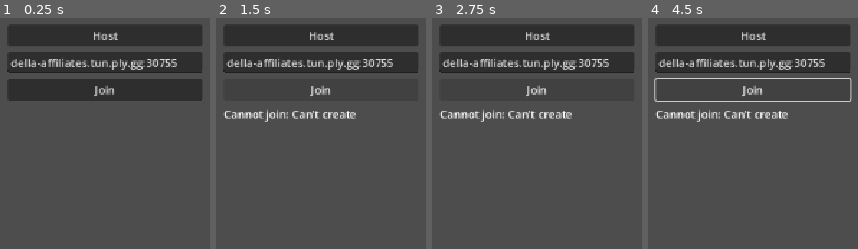
Above: before the commit, frames 1-4 (left to right).
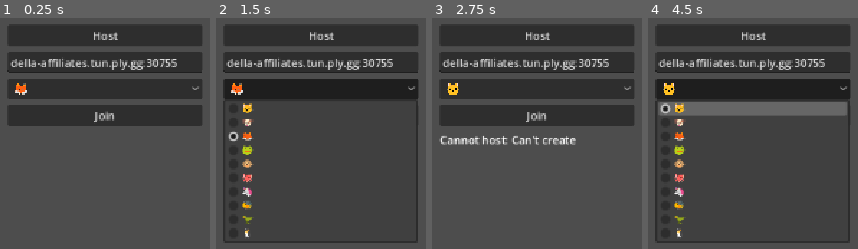
Above: after the commit, the same moments.

Repository: mvarga6/godot-multiplayer-template
Game: Godot game, scene res://main.tscn
Same seed, same stepped clock (60 frames per second), same inputs: the game is played once before the commit and once after it.
Inputs (mouse positions are in pixels of both pictures, inside the frame that each line leads up to):
- Up to frame 1 (0.25 s): no input
- Up to frame 2 (1.5 s): click "Host" at 0.5 s; click (321, 89) at 1.25 s, where only the run after the commit has a clickable "🦊"
- Up to frame 3 (2.75 s): click "Join" at 2 s
- Up to frame 4 (4.5 s): click (753, 89) at 2.75 s, where only the run after the commit has a clickable "🐱"; hold Right (ui_right) 3.53-4.28 s; hold Down (ui_down) from 4.28 s (still down)

The runs differ from the first frame. In frame 1, 9.5% of the frame differs, in the area x 4-97%, y 28-47%; in frame 2, 14%; in frame 3, 10%; in frame 4, 19%, in the area x 2-98%, y 25-98%.

Commit message:
Rounds and overlay

Diff:
--- a/main.gd
+++ b/main.gd
@@ -4,9 +4,11 @@
 const DEFAULT_PORT := 9000
 const MAX_PLAYERS := 8
 const SPEED := 220.0
-const ARENA := Vector2(1152, 648)   # a game rule, not a window size
+const ARENA := Vector2(2304, 1296)  # a game rule, not a window size
 const HALF := Vector2(16, 16)
-const REGEN_SCORE := 10          # regenerate the maze each time someone crosses a multiple of this
+const WIN_SCORE := 25            # points that win the round; the maze then regenerates
+const ANNOUNCE_SECONDS := 4.0
+const ICONS: Array[String] = ["🐱", "🐶", "🦊", "🐸", "🐵", "🐙", "🦄", "🐝", "🦖", "🐧"]
 const MIN_ITEMS := 3             # how many collectibles are in the maze at once
 const MAX_ITEMS := 5
 const LIFETIME_MIN := 8.0        # seconds a collectible survives before it rots away
@@ -16,7 +18,9 @@
 const PLAYER_SCENE := preload("res://player.tscn")
 
 var players: Dictionary = {}   # peer_id:int -> Player node
-var scores: Dictionary = {}    # peer_id:int -> int
+var scores: Dictionary = {}    # peer_id:int -> points this round
+var rounds_won: Dictionary = {}  # peer_id:int -> rounds won
+var icons: Dictionary = {}     # peer_id:int -> index into ICONS
 var is_dedicated := false
 var maze_seed := 0             # server: the seed every peer is currently generating from
 var items: Dictionary = {}     # item_id:int -> Collectible node
@@ -26,6 +30,7 @@
 ## and `is_server()` are both true before you have hosted or joined anything.
 ## Track the session explicitly instead of trusting either of them.
 var in_session := false
+var _announce_until := 0.0
 var port := DEFAULT_PORT       # overridden by `-- --port N`
 
 # Client-side prediction bookkeeping.
@@ -40,8 +45,14 @@
 @onready var ip_field: LineEdit = $Lobby/VBoxContainer/IpField
 @onready var status: Label = $Lobby/VBoxContainer/StatusLabel
 @onready var score_label: Label = $Hud/ScoreLabel
+@onready var announce_label: Label = $Hud/AnnounceLabel
+@onready var camera: Camera2D = $Camera2D
+@onready var icon_picker: OptionButton = $Lobby/VBoxContainer/IconPicker
 
 func _ready() -> void:
+	_setup_camera()
+	_setup_icon_picker()
+	announce_label.text = ""
 	_connect_multiplayer_signals()
 	var args := OS.get_cmdline_user_args()
 	port = _port_from_args(args)
@@ -93,6 +104,45 @@
 		out = try_y
 	return out.clamp(HALF, ARENA - HALF)
 
+func _setup_camera() -> void:
+	# The arena is four viewports big now, so the view follows you.
+	camera.limit_left = 0
+	camera.limit_top = 0
+	camera.limit_right = int(ARENA.x)
+	camera.limit_bottom = int(ARENA.y)
+	camera.position_smoothing_enabled = true
+	camera.position_smoothing_speed = 8.0
+	camera.position = ARENA * 0.5
+
+## Two fonts, because order decides whose metrics win. Emoji-first makes Latin
+## text inherit the emoji font's fixed advance width and come out spaced like
+## "1 7 / 2 5", so anything with words in it needs the text face first.
+func _emoji_font(text_first: bool) -> SystemFont:
+	var f := SystemFont.new()
+	var emoji := ["Noto Color Emoji", "Segoe UI Emoji", "Apple Color Emoji", "Noto Emoji"]
+	var names: Array = (["sans-serif"] + emoji) if text_first else (emoji + ["sans-serif"])
+	f.font_names = PackedStringArray(names)
+	return f
+
+func _setup_icon_picker() -> void:
+	icon_picker.add_theme_font_override("font", _emoji_font(false))
+	icon_picker.add_theme_font_size_override("font_size", 22)
+	score_label.add_theme_font_override("font", _emoji_font(true))
+	announce_label.add_theme_font_override("font", _emoji_font(true))
+	for i in ICONS.size():
+		icon_picker.add_item(ICONS[i], i)
+	icon_picker.selected = randi() % ICONS.size()
+
+func _process(_delta: float) -> void:
+	if is_dedicated:
+		return
+	if in_session:
+		var me := multiplayer.get_unique_id()
+		if players.has(me):
+			camera.position = players[me].position
+	if announce_label.text != "" and Time.get_unix_time_from_system() > _announce_until:
+		announce_label.text = ""
+
 func _physics_process(delta: float) -> void:
 	if not in_session:
 		return
@@ -149,15 +199,14 @@
 			var item: Collectible = items[iid]
 			if ppos.distance_to(item.position) > reach:
 				continue
-			var before := int(scores.get(pid, 0))
-			var after := before + int(Collectible.VALUE[item.kind])
+			var after := int(scores.get(pid, 0)) + int(Collectible.VALUE[item.kind])
 			scores[pid] = after
 			remove_item.rpc(iid, pid, after)
-			# Integer division, so a 5-point diamond that jumps 8 -> 13 still
-			# counts as crossing 10. Comparing `after % 10 == 0` would miss it.
-			if after / REGEN_SCORE > before / REGEN_SCORE:
-				_new_maze()
-				return                     # the maze just replaced every item
+			# `>=`, not `==`: a 5-point diamond can jump 22 straight past 25.
+			if after >= WIN_SCORE:
+				rounds_won[pid] = int(rounds_won.get(pid, 0)) + 1
+				_new_maze(pid)
+				return                     # the new round replaced every item
 			break                          # this player has had their pickup this tick
 
 ## Server only: retire anything that has outlived its lifespan.
@@ -225,6 +274,7 @@
 	multiplayer.multiplayer_peer = peer
 	in_session = true
 	lobby.hide()
+	request_icon.rpc_id(1, icon_picker.selected)
 	_set_status("Hosting on %d, I am peer %d" % [port, multiplayer.get_unique_id()])
 	_new_maze()
 	broadcast_timer.start()
@@ -254,7 +304,7 @@
 	if not multiplayer.is_server():
 		return
 	# 1. the shared world first, so the newcomer can collide before it can move
-	sync_world.rpc_id(id, maze_seed, scores, _item_snapshot())
+	sync_world.rpc_id(id, maze_seed, scores, rounds_won, icons, _item_snapshot())
 	# 2. catch the newcomer up on everyone already here
 	for existing_id in players:
 		spawn_player.rpc_id(id, existing_id, players[existing_id].position)
@@ -270,6 +320,7 @@
 func _on_connected_to_server() -> void:
 	in_session = true
 	lobby.hide()
+	request_icon.rpc_id(1, icon_picker.selected)
 	_set_status("Connected, I am peer %d" % multiplayer.get_unique_id())
 
 func _on_connection_failed() -> void:
@@ -300,6 +351,9 @@
 	players[id] = p
 	if not scores.has(id):
 		scores[id] = 0
+	if not rounds_won.has(id):
+		rounds_won[id] = 0
+	p.set_icon(ICONS[int(icons.get(id, 0))])
 	_refresh_scores()
 	print("[%d] spawned %d at %s" % [multiplayer.get_unique_id(), id, pos])
 
@@ -310,6 +364,8 @@
 	players[id].queue_free()
 	players.erase(id)
 	scores.erase(id)
+	rounds_won.erase(id)
+	icons.erase(id)
 	_refresh_scores()
 	print("[%d] despawned %d" % [multiplayer.get_unique_id(), id])
 
@@ -372,12 +428,40 @@
 		multiplayer.get_unique_id(), collector,
 		Collectible.Kind.keys()[c.kind], new_score])
 
+## Clients ask for an icon; the server is the one that tells everybody.
+@rpc("any_peer", "call_local", "reliable")
+func request_icon(index: int) -> void:
+	if not multiplayer.is_server():
+		return
+	var id := multiplayer.get_remote_sender_id()
+	if id == 0:
+		id = 1                                  # host called it on itself
+	if index < 0 or index >= ICONS.size():
+		return                                  # never trust an any_peer argument
+	icons[id] = index
+	apply_icon.rpc(id, index)
+
+@rpc("authority", "call_local", "reliable")
+func apply_icon(id: int, index: int) -> void:
+	if index < 0 or index >= ICONS.size():
+		return
+	icons[id] = index
+	if players.has(id):
+		players[id].set_icon(ICONS[index])
+	_refresh_scores()
+
 ## Everyone regenerates the identical grid from `seed_value`; only the seed travels.
 ## Players are repositioned because the new layout may have dropped a wall on them.
 @rpc("authority", "call_local", "reliable")
-func set_maze(seed_value: int, placements: Dictionary) -> void:
+func set_maze(seed_value: int, placements: Dictionary, winner: int, standings: Dictionary) -> void:
 	_apply_maze(seed_value)
 	_clear_items()
+	rounds_won = standings.duplicate()
+	for id in scores:
+		scores[id] = 0                 # a new maze is a new round
+	if winner != 0:
+		_announce("%s wins the round!  (%d total)" % [_label_for(winner), int(rounds_won.get(winner, 0))])
+	_refresh_scores()
 	for id in placements:
 		if not players.has(id):
 			continue
@@ -390,9 +474,12 @@
 
 ## Shared state a late joiner cannot infer from the spawn RPCs.
 @rpc("authority", "reliable")
-func sync_world(seed_value: int, all_scores: Dictionary, snapshot: Array) -> void:
+func sync_world(seed_value: int, all_scores: Dictionary, standings: Dictionary,
+		all_icons: Dictionary, snapshot: Array) -> void:
 	_apply_maze(seed_value)
 	scores = all_scores.duplicate()
+	rounds_won = standings.duplicate()
+	icons = all_icons.duplicate()
 	_clear_items()
 	for entry in snapshot:
 		# `lifetime` here is what is LEFT, so the newcomer's blink-out lines up
@@ -462,14 +549,14 @@
 	Maze.generate(seed_value, ARENA)
 	maze.queue_redraw()
 
-## Server only: pick a new layout and place every player safely inside it.
-func _new_maze() -> void:
+## Server only: start a round. `winner` is 0 for the very first one.
+func _new_maze(winner: int = 0) -> void:
 	var seed_value := randi()
 	_apply_maze(seed_value)                  # generate first, so _open_spawn() has a grid
 	var placements := {}
 	for id in players:
 		placements[id] = _open_spawn()
-	set_maze.rpc(seed_value, placements)
+	set_maze.rpc(seed_value, placements, winner, rounds_won)
 
 func _item_snapshot() -> Array:
 	var out := []
@@ -489,22 +576,36 @@
 	rng.randomize()
 	return Maze.random_open_point(rng)
 
+func _label_for(id: int) -> String:
+	var glyph: String = ICONS[int(icons.get(id, 0))]
+	var me := multiplayer.get_unique_id() if in_session else 0
+	return "%s %s" % [glyph, "you" if id == me else str(id)]
+
 func _refresh_scores() -> void:
 	if is_dedicated:
 		return
-	var me := multiplayer.get_unique_id() if multiplayer.multiplayer_peer != null else 0
 	var ids: Array = scores.keys()
 	ids.sort()
 	var parts := PackedStringArray()
 	for id in ids:
-		parts.append("%s %d" % ["you" if id == me else str(id), scores[id]])
-	score_label.text = "   ".join(parts)
+		parts.append("%s %d/%d  wins %d" % [
+			_label_for(id), int(scores[id]), WIN_SCORE, int(rounds_won.get(id, 0))])
+	score_label.text = "    ".join(parts)
+
+func _announce(msg: String) -> void:
+	print(msg)
+	if is_dedicated:
+		return
+	announce_label.text = msg
+	_announce_until = Time.get_unix_time_from_system() + ANNOUNCE_SECONDS
 
 func _clear_world() -> void:
 	in_session = false
 	input_tick = 0
 	pending.clear()
 	_clear_items()
+	rounds_won.clear()
+	icons.clear()
 	for id in players.keys():
 		players[id].queue_free()
 	players.clear()
--- a/main.tscn
+++ b/main.tscn
@@ -16,6 +16,8 @@
 [node name="BroadcastTimer" type="Timer" parent="."]
 wait_time = 0.05
 
+[node name="Camera2D" type="Camera2D" parent="."]
+
 [node name="Lobby" type="CanvasLayer" parent="." unique_id=934350765]
 
 [node name="VBoxContainer" type="VBoxContainer" parent="Lobby" unique_id=1277453307]
@@ -33,6 +35,9 @@
 layout_mode = 2
 text = "della-affiliates.tun.ply.gg:30755"
 
+[node name="IconPicker" type="OptionButton" parent="Lobby/VBoxContainer"]
+layout_mode = 2
+
 [node name="JoinButton" type="Button" parent="Lobby/VBoxContainer" unique_id=2057356870]
 layout_mode = 2
 text = "Join"
@@ -48,6 +53,12 @@
 offset_right = 600.0
 offset_bottom = 34.0
 
+[node name="AnnounceLabel" type="Label" parent="Hud"]
+offset_left = 16.0
+offset_top = 36.0
+offset_right = 900.0
+offset_bottom = 62.0
+
 [connection signal="pressed" from="Lobby/VBoxContainer/HostButton" to="." method="_on_host_button_pressed"]
 [connection signal="pressed" from="Lobby/VBoxContainer/JoinButton" to="." method="_on_join_button_pressed"]
 [connection signal="timeout" from="BroadcastTimer" to="." method="_on_broadcast_timer_timeout"]
--- a/maze.gd
+++ b/maze.gd
@@ -8,9 +8,9 @@
 ## peers disagreed about one wall, every prediction would be wrong forever. Replicating
 ## a seed instead of a layout makes disagreement impossible by construction.
 
-const COLS := 19      # odd, so the border and the carved cells line up
-const ROWS := 11
-const EXTRA_OPENINGS := 6    # a perfect maze is mean for a chase; punch some loops in it
+const COLS := 39      # odd, so the border and the carved cells line up
+const ROWS := 23
+const EXTRA_OPENINGS := 22   # a perfect maze is mean for a chase; punch some loops in it
 
 static var grid := PackedByteArray()   # COLS*ROWS, 1 = wall, 0 = open
 static var current_seed := 0
--- a/player.gd
+++ b/player.gd
@@ -1,6 +1,9 @@
 extends Node2D
 
+const HALF := 16.0          # the hitbox is still a 32x32 square, whatever the icon looks like
+
 var peer_id: int = 0
+var tint := Color.WHITE
 
 # --- server-only state -------------------------------------------------------
 var input_dir: Vector2 = Vector2.ZERO   # last input actually applied
@@ -11,16 +14,34 @@
 var target_position: Vector2 = Vector2.ZERO
 var is_local_authority := false         # true: we set position ourselves, do not interpolate
 
-@onready var rect: ColorRect = $ColorRect
+var _icon := "?"                        # may be set before the Label exists
+
+@onready var icon_label: Label = $Icon
 
 func setup(id: int) -> void:
 	peer_id = id
 	name = str(id)
 
+func set_icon(glyph: String) -> void:
+	_icon = glyph
+	if is_node_ready():
+		icon_label.text = _icon
+
 func _ready() -> void:
 	# Deterministic colour per peer: golden-ratio hue stepping keeps
-	# consecutive ids visually far apart.
-	rect.color = Color.from_hsv(fposmod(peer_id * 0.618034, 1.0), 0.65, 0.95)
+	# consecutive ids visually far apart. It is now the border rather than the
+	# whole square, so two players who pick the same emoji stay distinguishable.
+	tint = Color.from_hsv(fposmod(peer_id * 0.618034, 1.0), 0.65, 0.95)
+	icon_label.text = _icon
+	# Godot's bundled font has no emoji glyphs, so ask the OS for one.
+	# Emoji-first here: this label only ever holds one glyph.
+	var f := SystemFont.new()
+	f.font_names = PackedStringArray([
+		"Noto Color Emoji", "Segoe UI Emoji", "Apple Color Emoji", "Noto Emoji", "sans-serif",
+	])
+	icon_label.add_theme_font_override("font", f)
+	icon_label.add_theme_font_size_override("font_size", 22)
+	queue_redraw()
 
 func _process(delta: float) -> void:
 	if is_local_authority:
@@ -32,3 +53,8 @@
 	# lerp(a, b, 0.2) converges at different speeds at 30 and 144 fps, which is
 	# the same class of bug as forgetting `delta` entirely.
 	position = position.lerp(target_position, 1.0 - pow(0.001, delta))
+
+func _draw() -> void:
+	var box := Rect2(-HALF, -HALF, HALF * 2.0, HALF * 2.0)
+	draw_rect(box, Color(0.0, 0.0, 0.0, 0.45))   # keeps the glyph legible over lava
+	draw_rect(box, tint, false, 2.0)             # who you are
--- a/player.tscn
+++ b/player.tscn
@@ -5,10 +5,10 @@
 [node name="Player" type="Node2D"]
 script = ExtResource("1_player")
 
-[node name="ColorRect" type="ColorRect" parent="."]
-anchors_preset = 0
+[node name="Icon" type="Label" parent="."]
 offset_left = -16.0
 offset_top = -16.0
 offset_right = 16.0
 offset_bottom = 16.0
-color = Color(0.35, 0.7, 1, 1)
+horizontal_alignment = 1
+vertical_alignment = 1
Not shown, changed: README.md
